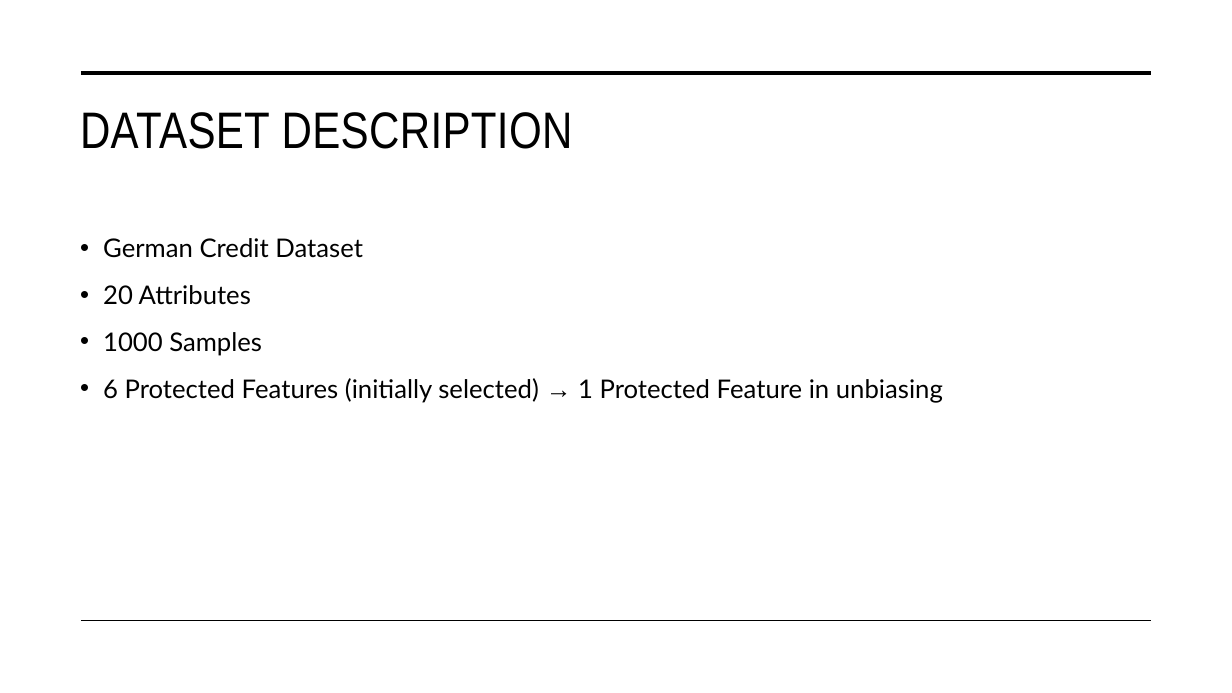
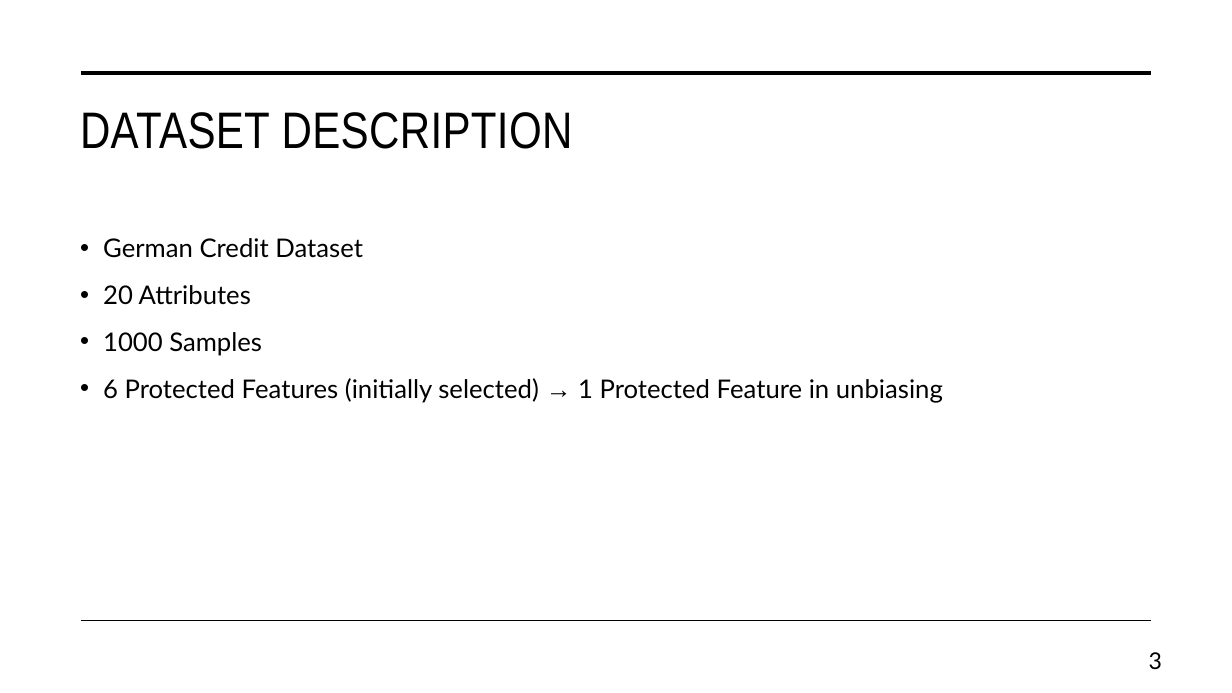
Before and after one commit to WiiLife/XAI_project, a slide deck: slide 3 of Trustworthy Autonomous Systems.pptx. Drawn at 1232x693 pixels with LibreOffice and Linux fonts; fonts in the diff are those of the drawing. Boxes give left, top, right and bottom in pixels: in the first picture for what was removed or moved away, otherwise in the second. Text is boxed around its words. In the diff, an @@ line names an element or a change of style, - is before the commit and + after.

```diff
--- a/Trustworthy Autonomous Systems.pptx
+++ b/Trustworthy Autonomous Systems.pptx
@@ page number added at (1149,652,1162,669), 18 pt, text #000000 @@
+3
```
Also in this commit, not shown: 17 other slides changed, 4 slides added, 1 slide removed, 2 other files.
